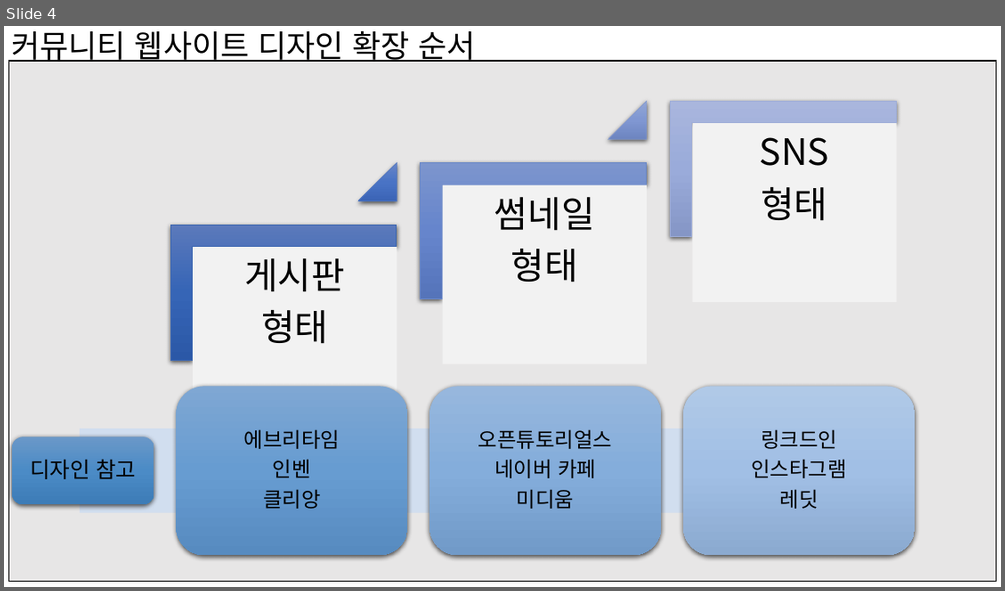
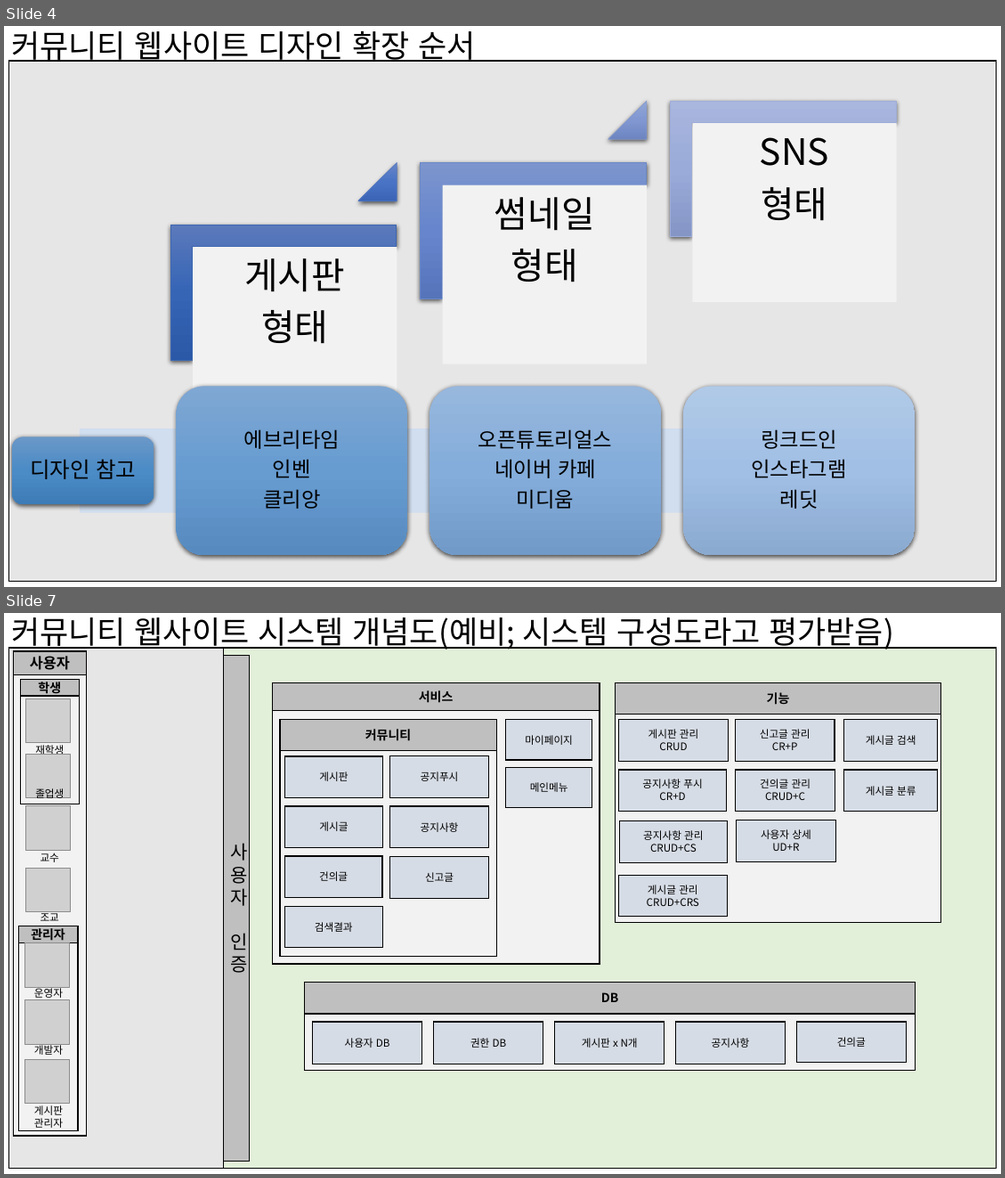
Before and after one commit to kkevin811015/MyDepartmentArchive, a slide deck: Documents/Requirements/service_order_client/raw/학과 커뮤니티 웹사이트 및 모바일 앱 개발 시스템 개념도.pptx. Shown one above the other, each under a label of ours: slide 4 before the commit, slides 4 and 7 after it; the slides between them are not shown. The pictures are 1005x591 and 1005x1178 pixels, drawn with LibreOffice and Linux fonts; fonts in the diff are those of the drawing; grey boxes stand for pictures. Boxes give left, top, right and bottom in pixels: in the first picture for what was removed or moved away, otherwise in the second. Text is boxed around its words. In the diff, an @@ line names an element or a change of style, - is before the commit and + after.

Commit message:
RFP 시스템 개념도 v0.3.1 [2023-02-08 17:55]

```diff
--- a/Documents/Requirements/service_order_client/raw/학과 커뮤니티 웹사이트 및 모바일 앱 개발 시스템 개념도.pptx
+++ b/Documents/Requirements/service_order_client/raw/학과 커뮤니티 웹사이트 및 모바일 앱 개발 시스템 개념도.pptx
@@ slide 7 added at (4,613,1001,1174), background #FFFFFF @@
@@ text added at (11,617,894,652), 30 pt, text #000000 @@
+커뮤니티 웹사이트 시스템 개념도(예비; 시스템 구성도라고 평가받음)
@@ rectangle added at (8,648,996,1167), fill #E7E6E6, outline #000000 1 pt @@
@@ rectangle added at (14,651,86,674), fill #BFBFBF, outline #000000 1 pt, 14 pt, text #000000, bold @@
+사용자
@@ rectangle added at (223,648,996,1167), fill #E2F0D9, outline #000000 1 pt @@
@@ rectangle added at (223,655,250,1161), fill #BFBFBF, outline #000000 1 pt, 18 pt, text #000000 @@
+사용자
+인증
@@ rectangle added at (14,674,86,1135), fill #F2F2F2, outline #000000 1 pt @@
@@ rectangle added at (20,680,80,696), fill #BFBFBF, outline #000000 1 pt, 12 pt, text #000000, bold @@
+학생
@@ rectangle added at (20,695,80,804), fill #F2F2F2, outline #000000 1 pt @@
@@ picture added at (26,699,71,743) @@
@@ text added at (35,745,64,755), 10 pt, text #000000 @@
+재학생
@@ picture added at (26,754,71,798) @@
@@ text added at (35,788,64,798), 10 pt, text #000000 @@
+졸업생
@@ picture added at (26,806,71,850) @@
@@ group added at (273,682,941,1070): 31 rectangles @@
+기능
+게시글 검색
+게시글 분류
+게시글 관리
+CRUD+CRS
+게시판 관리
+CRUD
+신고글 관리
+CR+P
+공지사항 관리
+CRUD+CS
+건의글 관리
+CRUD+C
+사용자 상세
+UD+R
+공지사항 푸시
+CR+D
+DB
+사용자 DB
+게시판 x N개
+공지사항
+건의글
+권한 DB
+서비스
+마이페이지
+메인메뉴
+커뮤니티
+검색결과
+게시판
+공지푸시
+건의글
+공지사항
+신고글
+게시글
@@ text added at (40,852,59,862), 10 pt, text #000000 @@
+교수
@@ picture added at (26,868,71,912) @@
@@ text added at (40,911,59,921), 10 pt, text #000000 @@
+조교
@@ group added at (18,926,78,1130): 3 pictures, 3 texts, 2 rectangles @@
+관리자
+운영자
+개발자
+게시판
+관리자
```
Also in this commit, not shown: 3 slides changed, 2 other slides added.
